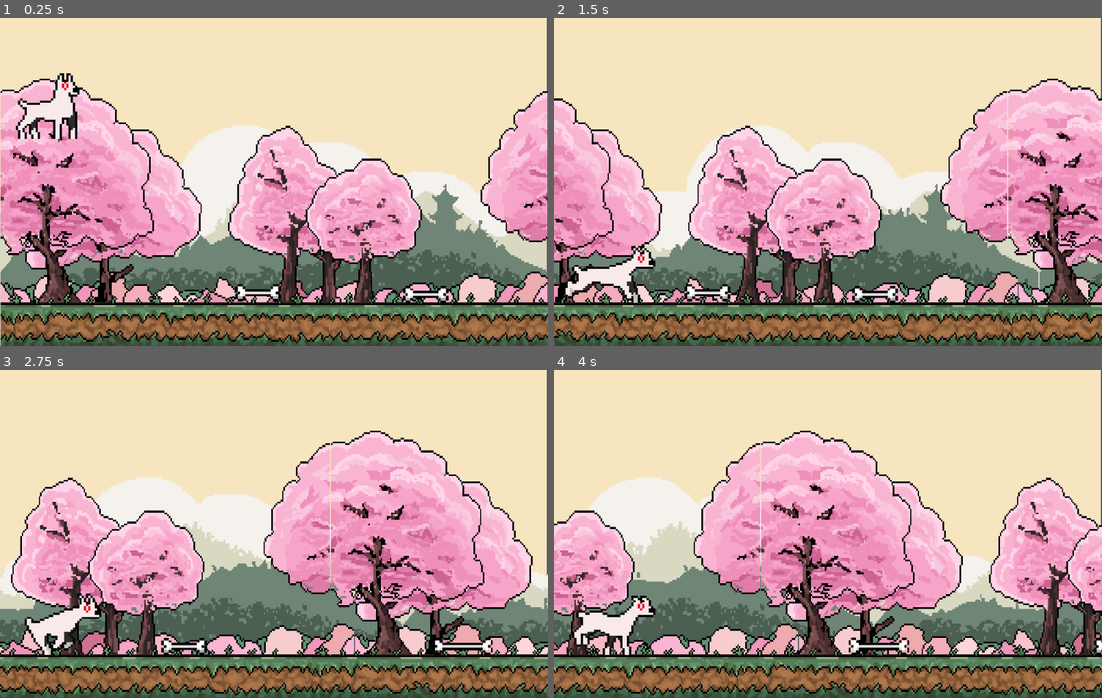
Above: before the commit, frames 1-4 (two rows, left to right).
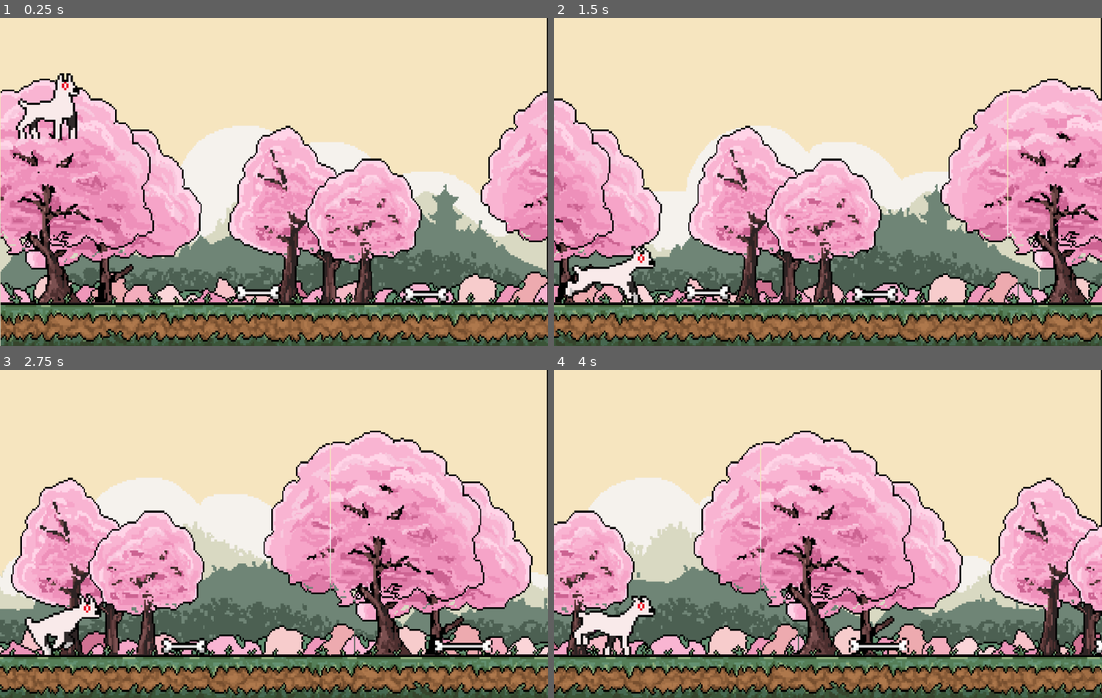
Above: after the commit, the same moments.

Repository: nathaliecstro/cahsiGameStudiosGameJam
Game: Godot game, scene res://levels/level_1.tscn
The game is run twice, just before and just after one commit, with the same random seed, the same clock (stepped at 60 frames per second) and the same inputs. The project has no main scene, so this scene is started directly.
Inputs:
- Up to frame 1 (0.25 s): no input
- Up to frame 2 (1.5 s): hold D (move_right) from 0.53 s (still down); tap Space (jump) at 0.77 s
- Up to frame 3 (2.75 s): tap Space (jump) at 1.52 s; release D (move_right) at 2.03 s; hold Left (ui_left) from 2.03 s (still down)
- Up to frame 4 (4 s): release Left (ui_left) at 2.78 s; hold D (move_right) from 2.78 s (still down); tap Space (jump) at 3.02, 3.77 s

The runs differ from the first frame. In frame 1, 0.1% of the frame differs, in the area x 99-100%, y 0-88%; in frame 2, less than 0.1%; in frame 3, 0.2%, in the area x 99-100%, y 0-63%; in frame 4, 0.1%.

Commit message:
added background music to both cute and dark levels and made typewriter text

Diff:
--- /dev/null
+++ b/cgs_game_jam_bullseye/levels/level_1.gd
@@ -0,0 +1,6 @@
+extends Node
+
+
+# Called when the node enters the scene tree for the first time.
+func _ready():
+	$cuteBGM.play()
--- a/cgs_game_jam_bullseye/levels/level_1.tscn
+++ b/cgs_game_jam_bullseye/levels/level_1.tscn
@@ -1,5 +1,6 @@
-[gd_scene load_steps=11 format=3 uid="uid://dpk4154t2lh5c"]
+[gd_scene load_steps=13 format=3 uid="uid://dpk4154t2lh5c"]
 
+[ext_resource type="Script" uid="uid://b73nr1lpbhbs8" path="res://levels/level_1.gd" id="1_08mmt"]
 [ext_resource type="PackedScene" uid="uid://31ofiiv51bh8" path="res://scenes/cute_bg.tscn" id="1_n46q3"]
 [ext_resource type="PackedScene" uid="uid://e7f4dtnbuolu" path="res://scenes/ground.tscn" id="2_btoec"]
 [ext_resource type="PackedScene" uid="uid://cbbdyqld8tqd1" path="res://scenes/dog.tscn" id="3_gwceb"]
@@ -8,14 +9,16 @@
 [ext_resource type="Script" uid="uid://cxd7c45l53yii" path="res://levels/bones.gd" id="6_gwceb"]
 [ext_resource type="Texture2D" uid="uid://bomo76os67q6n" path="res://assets/CGS GJ Art/Bones/cute_bone_1.png" id="7_l53as"]
 [ext_resource type="Texture2D" uid="uid://dpep50g6bdlx1" path="res://assets/CGS GJ Art/Bones/cute_bone_2.png" id="8_l53as"]
+[ext_resource type="AudioStream" uid="uid://c5tuser6y4epq" path="res://assets/music/cute level bg music - Made with Clipchamp.wav" id="10_5ot28"]
 
 [sub_resource type="RectangleShape2D" id="RectangleShape2D_y5ygg"]
-size = Vector2(336, 65)
+size = Vector2(859, 65)
 
 [sub_resource type="RectangleShape2D" id="RectangleShape2D_3sk1a"]
 size = Vector2(98, 13)
 
 [node name="CuteLevel_Main" type="Node"]
+script = ExtResource("1_08mmt")
 
 [node name="CuteBG" parent="." instance=ExtResource("1_n46q3")]
 
@@ -32,7 +35,7 @@
 script = ExtResource("5_3sk1a")
 
 [node name="CollisionShape2D" type="CollisionShape2D" parent="Next_Level"]
-position = Vector2(2747, 634.5)
+position = Vector2(2738, 882)
 shape = SubResource("RectangleShape2D_y5ygg")
 
 [node name="bone1" type="Area2D" parent="."]
@@ -108,6 +111,9 @@
 scale = Vector2(1.2, 1.17627)
 texture = ExtResource("7_l53as")
 
+[node name="cuteBGM" type="AudioStreamPlayer" parent="."]
+stream = ExtResource("10_5ot28")
+
 [connection signal="body_entered" from="Next_Level" to="Next_Level" method="_on_body_entered"]
 [connection signal="body_entered" from="bone1" to="bone1" method="_on_body_entered"]
 [connection signal="body_entered" from="bone2" to="bone2" method="_on_body_entered"]
--- /dev/null
+++ b/cgs_game_jam_bullseye/levels/level_2.gd
@@ -0,0 +1,6 @@
+extends Node
+
+
+# Called when the node enters the scene tree for the first time.
+func _ready():
+	$bgMusic.play()
--- a/cgs_game_jam_bullseye/levels/level_2.tscn
+++ b/cgs_game_jam_bullseye/levels/level_2.tscn
@@ -1,6 +1,7 @@
-[gd_scene load_steps=27 format=3 uid="uid://crk734ynbflwy"]
+[gd_scene load_steps=29 format=3 uid="uid://crk734ynbflwy"]
 
 [ext_resource type="PackedScene" uid="uid://tecs0kk6f5g0" path="res://scenes/dark_bg.tscn" id="1_5722l"]
+[ext_resource type="Script" uid="uid://xeimt03bosee" path="res://levels/level_2.gd" id="1_k2aru"]
 [ext_resource type="PackedScene" uid="uid://dgoadwhgxs0b8" path="res://scenes/dark_map.tscn" id="2_ilhis"]
 [ext_resource type="PackedScene" uid="uid://cbbdyqld8tqd1" path="res://scenes/dog.tscn" id="3_ep78u"]
 [ext_resource type="Script" uid="uid://c5humrw1dawa" path="res://scenes/camera_2d.gd" id="4_dfjjl"]
@@ -16,6 +17,7 @@
 [ext_resource type="Texture2D" uid="uid://c4p8i3vxggnm3" path="res://assets/CGS GJ Art/dark messages/flashing_animation.png" id="12_5orea"]
 [ext_resource type="Texture2D" uid="uid://433f2y6ia6qr" path="res://assets/CGS GJ Art/dark messages/dark_message_1.png" id="13_0ourt"]
 [ext_resource type="AudioStream" uid="uid://bqswsqyouiepa" path="res://assets/music/jumpScare.wav" id="14_5orea"]
+[ext_resource type="AudioStream" uid="uid://xjykg4jko4ee" path="res://assets/music/dark level bg music.wav" id="18_ndgrd"]
 
 [sub_resource type="ShaderMaterial" id="ShaderMaterial_nxcyt"]
 shader = ExtResource("5_at1ld")
@@ -95,6 +97,7 @@
 size = Vector2(55, 56)
 
 [node name="DarkLevel_Main" type="Node"]
+script = ExtResource("1_k2aru")
 
 [node name="dark_bg" parent="." instance=ExtResource("1_5722l")]
 
@@ -102,7 +105,7 @@
 position = Vector2(-1, 65)
 
 [node name="DarkMap2" parent="." instance=ExtResource("2_ilhis")]
-position = Vector2(3198, 64)
+position = Vector2(3194, 67)
 
 [node name="dog" parent="." instance=ExtResource("3_ep78u")]
 
@@ -207,12 +210,12 @@
 
 [node name="Sprite2D" type="Sprite2D" parent="ribs2"]
 texture_filter = 1
-position = Vector2(3305, 558)
+position = Vector2(3361, 559)
 scale = Vector2(0.859551, 0.771429)
 texture = ExtResource("8_vm7no")
 
 [node name="CollisionShape2D" type="CollisionShape2D" parent="ribs2"]
-position = Vector2(3305, 558)
+position = Vector2(3362, 559)
 shape = SubResource("RectangleShape2D_0ourt")
 
 [node name="darkMessages" type="AnimatedSprite2D" parent="ribs2"]
@@ -238,7 +241,10 @@
 
 [node name="jumpscareSound" type="AudioStreamPlayer" parent="."]
 stream = ExtResource("14_5orea")
-volume_db = -20.0
+volume_db = -10.0
+
+[node name="bgMusic" type="AudioStreamPlayer" parent="."]
+stream = ExtResource("18_ndgrd")
 
 [connection signal="body_entered" from="bone1" to="bone1" method="_on_body_entered"]
 [connection signal="body_entered" from="bone2" to="bone2" method="_on_body_entered"]
--- /dev/null
+++ b/cgs_game_jam_bullseye/levels/text_scene.tscn
@@ -0,0 +1,62 @@
+[gd_scene load_steps=6 format=3 uid="uid://cmv8hggp1nlcy"]
+
+[ext_resource type="FontFile" uid="uid://dw7esx3n6k17b" path="res://assets/CGS GJ Art/GUI/m6x11.ttf" id="1_dnf7l"]
+
+[sub_resource type="LabelSettings" id="LabelSettings_qlqyy"]
+font = ExtResource("1_dnf7l")
+
+[sub_resource type="Animation" id="Animation_dnf7l"]
+resource_name = "typewriter"
+length = 4.0
+tracks/0/type = "value"
+tracks/0/imported = false
+tracks/0/enabled = true
+tracks/0/path = NodePath("text:visible_ratio")
+tracks/0/interp = 1
+tracks/0/loop_wrap = true
+tracks/0/keys = {
+"times": PackedFloat32Array(0, 4),
+"transitions": PackedFloat32Array(1, 1),
+"update": 0,
+"values": [0.0, 1.0]
+}
+
+[sub_resource type="Animation" id="Animation_qlqyy"]
+length = 0.001
+tracks/0/type = "value"
+tracks/0/imported = false
+tracks/0/enabled = true
+tracks/0/path = NodePath("text:visible_ratio")
+tracks/0/interp = 1
+tracks/0/loop_wrap = true
+tracks/0/keys = {
+"times": PackedFloat32Array(0),
+"transitions": PackedFloat32Array(1),
+"update": 0,
+"values": [0.0]
+}
+
+[sub_resource type="AnimationLibrary" id="AnimationLibrary_m44yd"]
+_data = {
+&"RESET": SubResource("Animation_qlqyy"),
+&"typewriter": SubResource("Animation_dnf7l")
+}
+
+[node name="text_scene" type="Node2D"]
+
+[node name="text" type="Label" parent="."]
+offset_left = 185.0
+offset_top = 300.0
+offset_right = 505.0
+offset_bottom = 322.0
+scale = Vector2(2, 2)
+text = "Don't worry buddy, everything's going to be okay."
+label_settings = SubResource("LabelSettings_qlqyy")
+visible_characters = 0
+visible_ratio = 0.0
+
+[node name="AnimationPlayer" type="AnimationPlayer" parent="."]
+libraries = {
+&"": SubResource("AnimationLibrary_m44yd")
+}
+autoplay = "typewriter"
--- a/cgs_game_jam_bullseye/project.godot
+++ b/cgs_game_jam_bullseye/project.godot
@@ -32,3 +32,7 @@
 "events": [Object(InputEventKey,"resource_local_to_scene":false,"resource_name":"","device":-1,"window_id":0,"alt_press …(191 unchanged characters)…
 ]
 }
+
+[rendering]
+
+environment/defaults/default_clear_color=Color(0, 0, 0, 1)
--- a/cgs_game_jam_bullseye/scenes/next_level.gd
+++ b/cgs_game_jam_bullseye/scenes/next_level.gd
@@ -8,3 +8,4 @@
 		var next_level_number = current_scene_file.to_int() + 1
 		var next_level_path = FILE_BEGIN + str(next_level_number) + ".tscn"
 		get_tree().change_scene_to_file(next_level_path)
+		$"../cuteBGM".stop()
Not shown, added: cgs_game_jam_bullseye/assets/music/cute level bg music - Made with Clipchamp.wav.import
Not shown, added: cgs_game_jam_bullseye/assets/music/dark level bg music.wav.import
Not shown, added: cgs_game_jam_bullseye/levels/level_1.gd.uid
Not shown, added: cgs_game_jam_bullseye/levels/level_2.gd.uid
Not shown, added: cgs_game_jam_bullseye/assets/music/cute level bg music - Made with Clipchamp.wav
Not shown, added: cgs_game_jam_bullseye/assets/music/dark level bg music.wav
